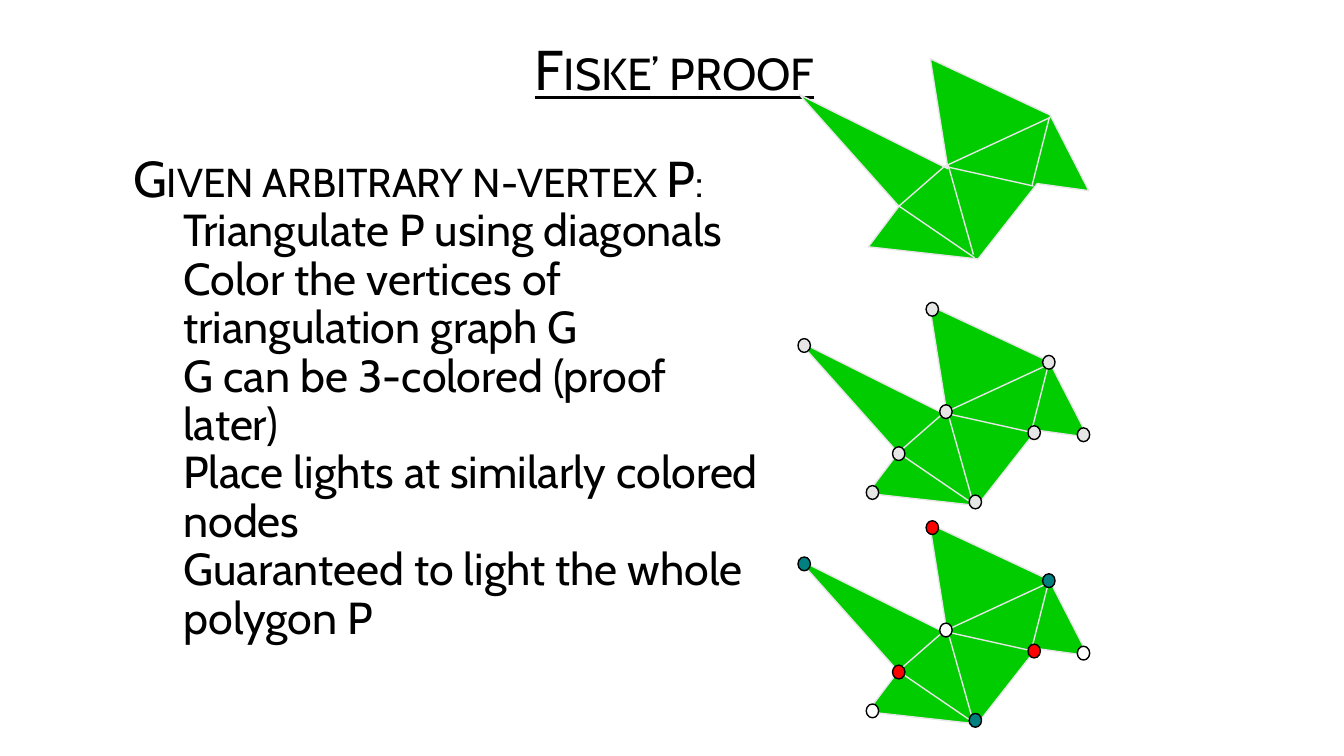
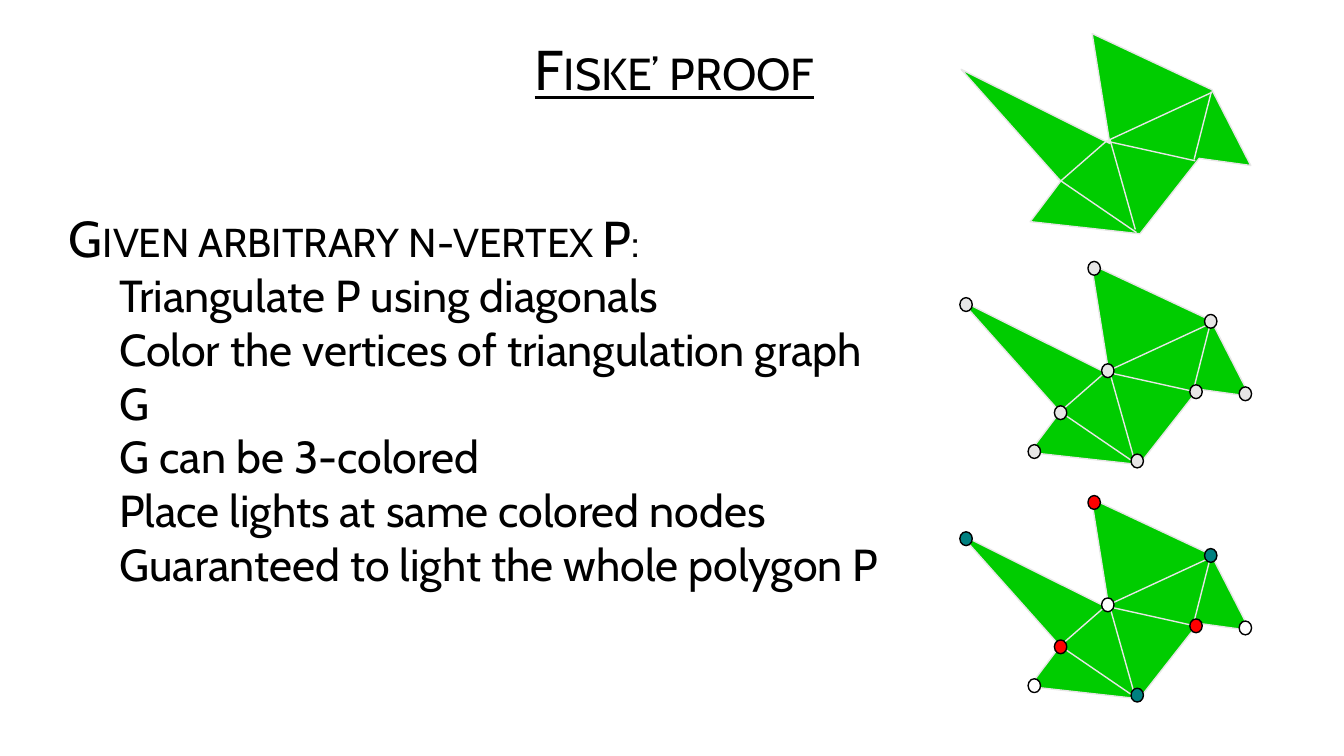
Before and after one commit to USFDataVisualization/Computational-Geometry-Lecture, a slide deck: slide 17 of L06-art_gallery_problem.pptx. Drawn at 1344x756 pixels with LibreOffice and Linux fonts; fonts in the diff are those of the drawing; background and template pictures are left out. Boxes give left, top, right and bottom in pixels: in the first picture for what was removed or moved away, otherwise in the second. Text is boxed around its words. In the diff, an @@ line names an element or a change of style, - is before the commit and + after.

```diff
--- a/L06-art_gallery_problem.pptx
+++ b/L06-art_gallery_problem.pptx
@@ text "Given arbitrary n-vertex P:": place and size @@
-text "Given arbitrary n-vertex P:" at <box>183,161,758,644</box>
+text "Given arbitrary n-vertex P:" at <box>119,221,879,591</box>
@@ 6 lines, 1 ellipse: place and size @@
-6 lines, 1 ellipse at <box>892,117,1050,723</box>
+6 lines, 1 ellipse at <box>1055,92,1212,698</box>
@@ text at <box>119,221,879,591</box>: line spacing 0.9 to 1 @@
@@ 3 lines, 1 ellipse: place and size @@
-3 lines, 1 ellipse at <box>892,363,1049,504</box>
+3 lines, 1 ellipse at <box>1055,323,1211,464</box>
@@ 8 ellipses, 3 lines, 1 freeform shape: place and size @@
-8 ellipses, 3 lines, 1 freeform shape at <box>799,302,1090,509</box>
+8 ellipses, 3 lines, 1 freeform shape at <box>960,261,1251,469</box>
@@ text at <box>119,439,766,537</box>: text changed @@
-  • G can be 3-colored (proof later)
-  • Place lights at similarly colored nodes
+  • G can be 3-colored
+  • Place lights at same colored nodes
@@ 8 ellipses, 6 lines, 2 freeform shapes: place and size @@
-8 ellipses, 6 lines, 2 freeform shapes at <box>799,58,1090,728</box>
+8 ellipses, 6 lines, 2 freeform shapes at <box>960,33,1251,703</box>
```
Also in this commit, not shown: 5 other slides changed, 1 slide removed, 9 other files.
